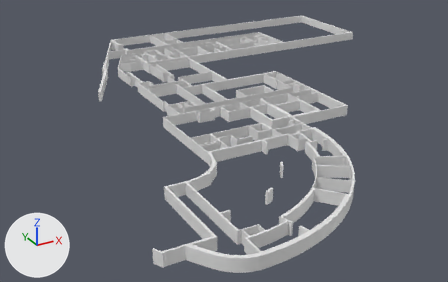
The Blender file INB Resources/Raw Assets/Blender/floor.blend as it was, and as the next commit left it.
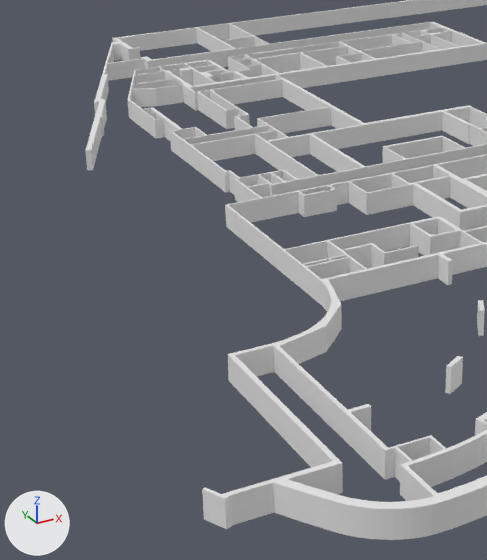
Each version is shown whole from a 50 mm lens placed at (-64.5, -83.3, 43.3), pointed at (-7.1, 21.1, -8.9), then close up on the part from 13% to 64% of the width and 8% to 100% of the height. The lights are fixed; the arrows at lower left show +X, +Y and +Z. The same objects are shown in both versions, whatever each file hides.

The first close-up shows 'FLOOR-0-WALLS'.
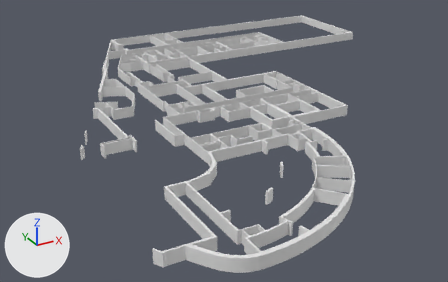
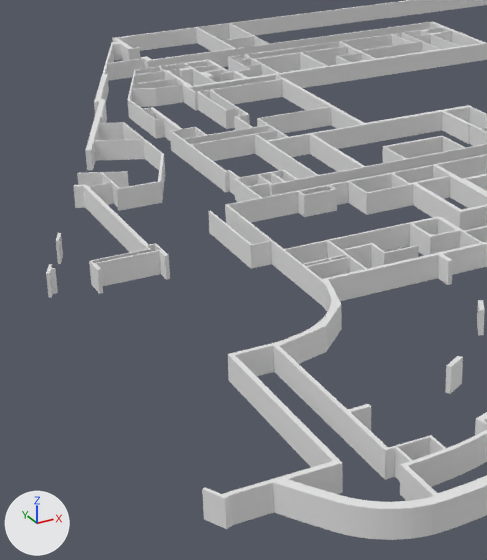
What changed in the scene script:
```text
Change me_cube_002:
    used by ob_floor_0_walls; location = (0.0, 0.0, 1.0)
    remove me_cube_002.from_pydata(...)  # 2968 vertices, 3113 faces; spans x -41.8..48.3, y -31.8..72.3, z -1.1..0.9
    add me_cube_002.from_pydata(...)  # 3216 vertices, 3361 faces; spans x -41.8..48.3, y -31.8..72.3, z -1.1..0.9
    me_cube_002 part 1: a new loose piece of 26 vertices spanning x -40.9..-39.9, y 7.8..9.4, z -1.1..0.9
    me_cube_002 part 2
    8 faces are deleted
    134 vertices are added at x -38.3..-23.2, y 5.4..41.0, z -1.1..0.9
    88 new vertices lie (0.0, 0.0, 2.0) away from vertices in x -38.3..-23.2, y 6.7..41.0, z -1.1
    232 new faces join them
```

Location of each change, (x1, y1, x2, y2) in pixels of the close-ups (487 x 560 px):
'FLOOR-0-WALLS', reshaped, moved: before (85, 0, 487, 540); after (46, 0, 487, 540)
part 1 of me_cube_002, added: after (46, 264, 58, 298)
part 2 of me_cube_002, built on: before (86, 117, 283, 272); after (56, 117, 283, 294)
